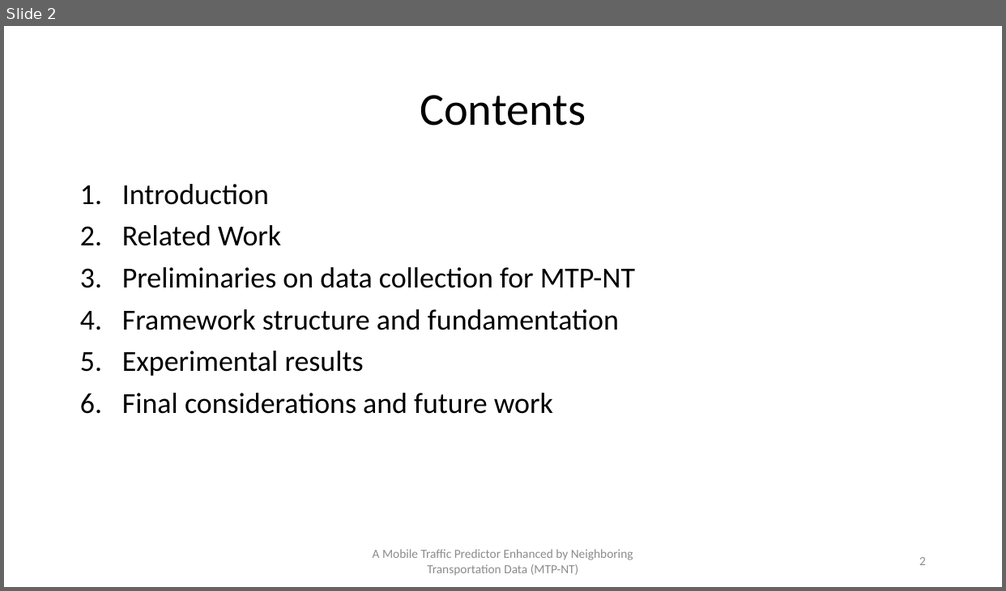
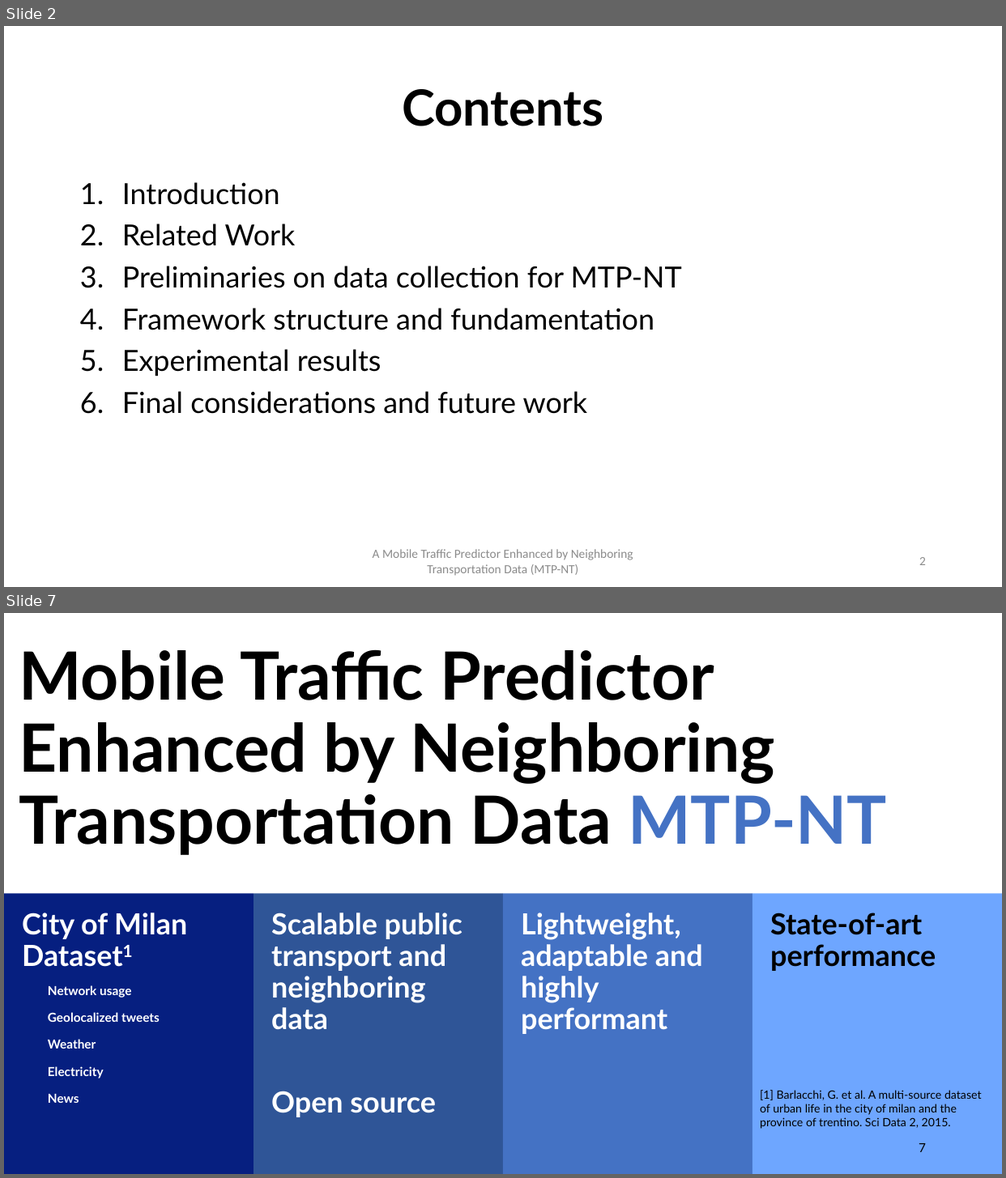
Before and after one commit to PatrickLdA/milan-telecom-analysis, a slide deck: defesa.pptx. Shown one above the other, each under a label of ours: slide 2 before the commit, slides 2 and 7 after it; the slides between them are not shown. The pictures are 1006x591 and 1006x1178 pixels, drawn with LibreOffice and Linux fonts; fonts in the diff are those of the drawing. Boxes give left, top, right and bottom in pixels: in the first picture for what was removed or moved away, otherwise in the second. Text is boxed around its words. In the diff, an @@ line names an element or a change of style, - is before the commit and + after.

```diff
--- a/defesa.pptx
+++ b/defesa.pptx
@@ slide 7 added at (x1=4, y1=613, x2=1002, y2=1174), background #FFFFFF @@
@@ title added at (x1=19, y1=649, x2=887, y2=855), 64 pt, text #000000, bold @@
+Mobile Traffic Predictor Enhanced by Neighboring Transportation Data MTP-NT
@@ text added at (x1=4, y1=894, x2=253, y2=1174), fill #061F80, 28 pt, text #FFFFFF, bold @@
+City of Milan Dataset1
@@ text added at (x1=253, y1=894, x2=503, y2=1174), fill #2F5597, 28 pt, text #FFFFFF, bold @@
+Scalable public transport and neighboring data
+Open source
@@ text added at (x1=503, y1=894, x2=752, y2=1174), fill #4472C4, 28 pt, text #FFFFFF, bold @@
+Lightweight, adaptable and highly performant
@@ text added at (x1=752, y1=894, x2=1002, y2=1174), fill #6EA6FF, 28 pt, text #000000, bold @@
+State-of-art performance
@@ text added at (x1=48, y1=986, x2=160, y2=1103), 12 pt, text #FFFFFF, bold @@
+Network usage
+Geolocalized tweets
+Weather
+Electricity
+News
@@ text added at (x1=760, y1=1090, x2=982, y2=1129), 11 pt, text #000000 @@
+[1] Barlacchi, G. et al. A multi-source dataset of urban life in the city of milan and the province of trentino. Sci Data 2, 2015.
@@ page number added at (x1=918, y1=1144, x2=926, y2=1152), 12 pt, text #000000 @@
+7
@@ slide 2 changed as well @@
@@ title "Contents" at (x1=402, y1=89, x2=604, y2=126): size 44 to 48 pt, font Calibri to Lato, bold on @@
@@ text "Introduction" at (x1=122, y1=182, x2=682, y2=414): font Calibri to Lato @@
```
Also in this commit, not shown: 4 other slides changed, 2 other slides added.
